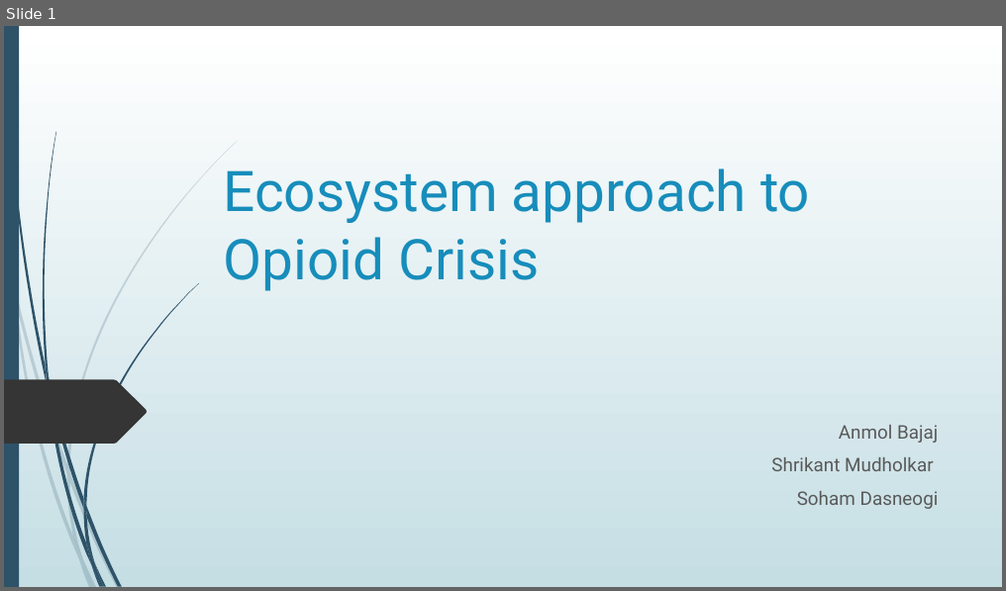
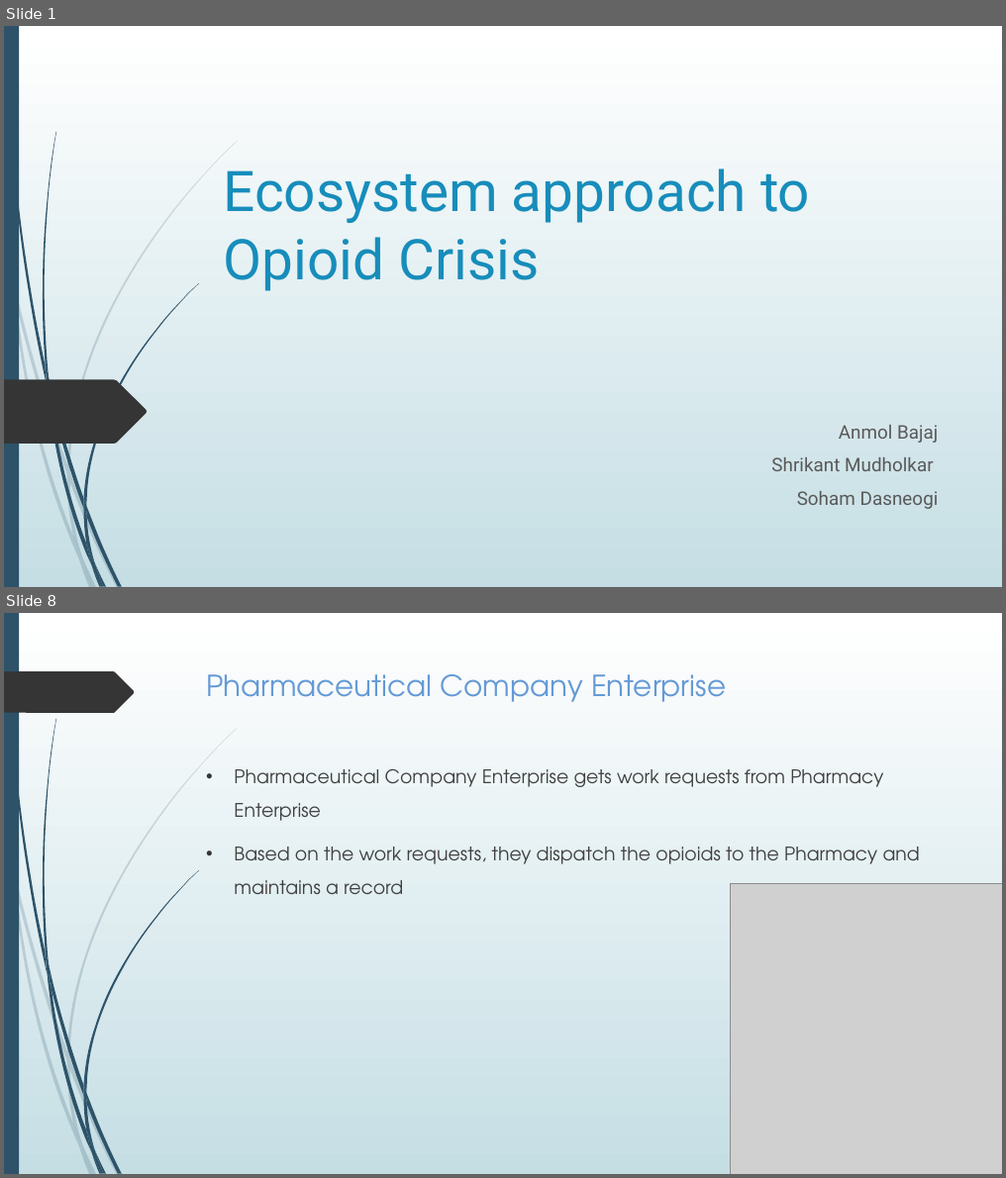
Before and after one commit to shrican/ecosystem-approach-to-opioid-crisis, a slide deck: Ecosystem approach to Opioid Crisis.pptx. Shown one above the other, each under a label of ours: slide 1 before the commit, slides 1 and 8 after it; the slides between them are not shown. The pictures are 1006x591 and 1006x1178 pixels, drawn with LibreOffice and Linux fonts; fonts in the diff are those of the drawing; grey boxes stand for pictures. Boxes give left, top, right and bottom in pixels: in the first picture for what was removed or moved away, otherwise in the second. Text is boxed around its words. In the diff, an @@ line names an element or a change of style, - is before the commit and + after.

```diff
--- a/Ecosystem approach to Opioid Crisis.pptx
+++ b/Ecosystem approach to Opioid Crisis.pptx
@@ slide 8 added at [4,613,1002,1174], background gradient #FFFFFF to #C5DEE5; not listed: 23 template elements that a slide beside it also shows @@
@@ freeform shape added at [4,671,135,713], fill #353535 @@
@@ text added at [206,674,920,894], 18 pt, text #404040 @@
+Pharmaceutical Company Enterprise
+• Pharmaceutical Company Enterprise gets work requests from Pharmacy Enterprise
+• Based on the work requests, they dispatch the opioids to the Pharmacy and maintains a record
@@ picture added at [731,884,1002,1174] @@
```
Also in this commit, not shown: 4 slides changed, 10 other slides added, 5 slides removed, 4 other files.
